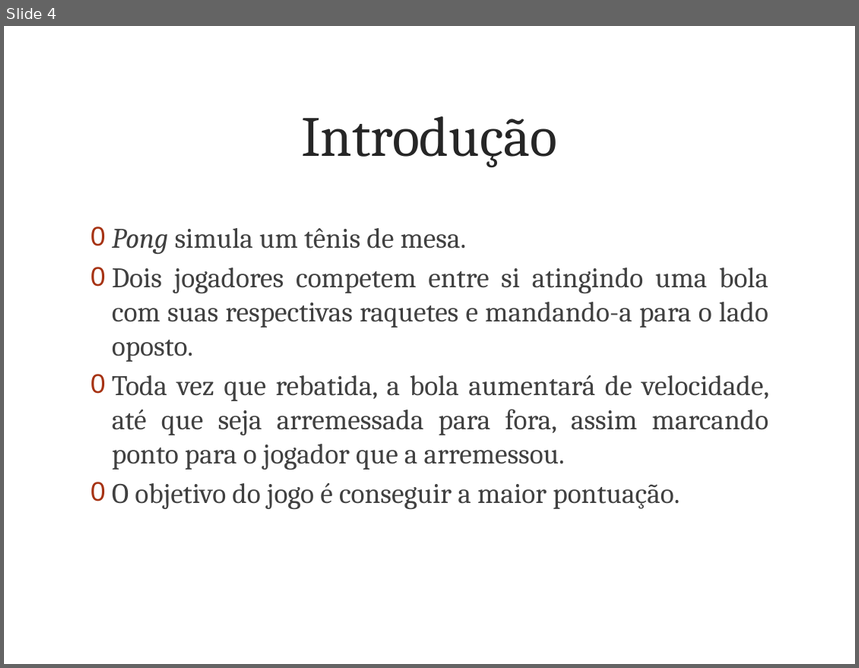
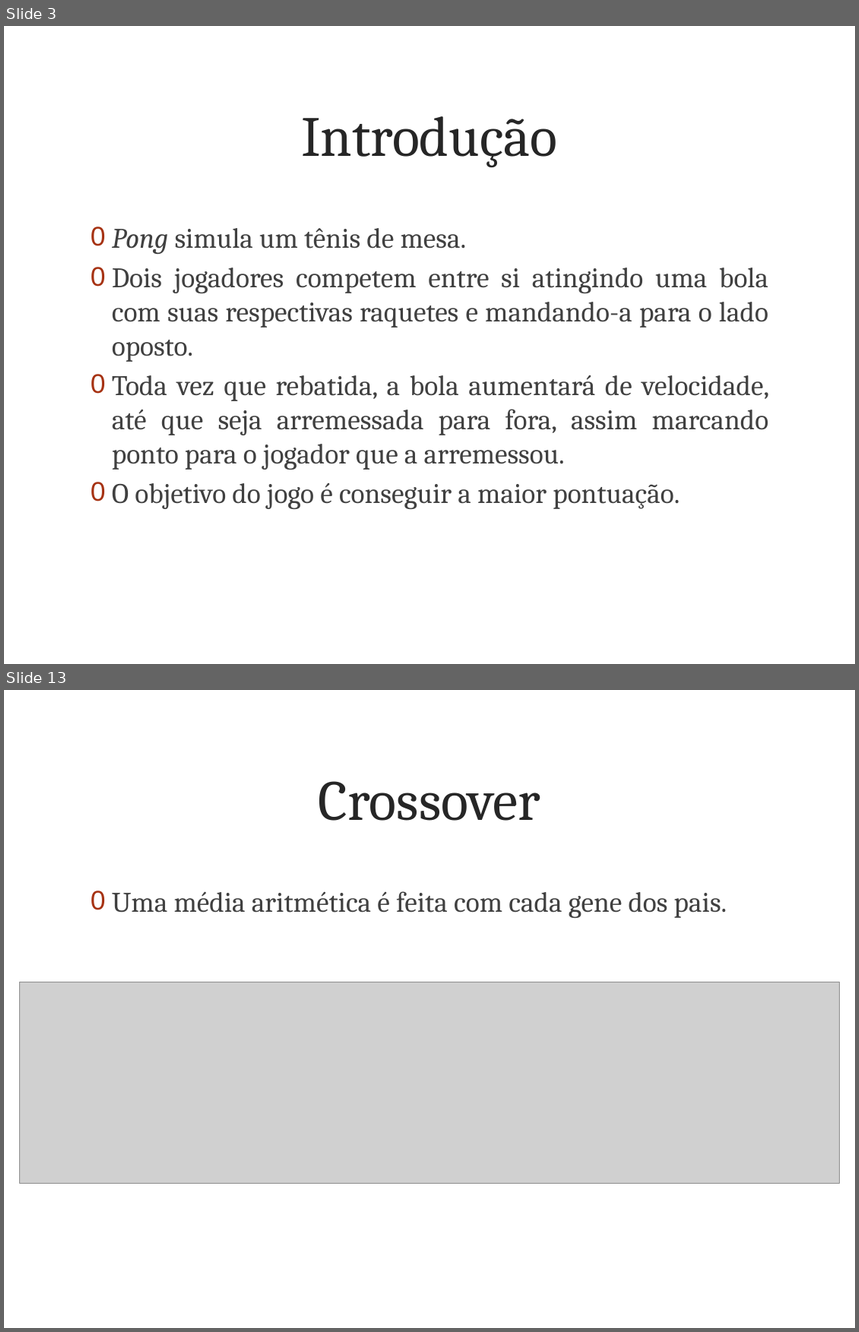
Before and after one commit to giordanna/pong-genetico, a slide deck: Documentação/Programando o Jogo Pong Utilizando Algoritmo Genético.pptx. Shown one above the other, each under a label of ours: slide 4 before the commit, slides 3 and 13 after it; the slides between them are not shown. The pictures are 859x668 and 859x1332 pixels, drawn with LibreOffice and Linux fonts; fonts in the diff are those of the drawing; grey boxes stand for pictures; background and template pictures are left out. Boxes give left, top, right and bottom in pixels: in the first picture for what was removed or moved away, otherwise in the second. Text is boxed around its words. In the diff, an @@ line names an element or a change of style, - is before the commit and + after.

```diff
--- a/Documentação/Programando o Jogo Pong Utilizando Algoritmo Genético.pptx
+++ b/Documentação/Programando o Jogo Pong Utilizando Algoritmo Genético.pptx
@@ slide 13 added at (x1=4, y1=690, x2=855, y2=1328), background picture (left out) @@
@@ title added at (x1=319, y1=781, x2=541, y2=821), 48 pt, text #262626 @@
+Crossover
@@ text added at (x1=112, y1=891, x2=728, y2=918), 24 pt, text #404040 @@
+0 Uma média aritmética é feita com cada gene dos pais.
@@ picture added at (x1=19, y1=983, x2=840, y2=1184) @@
@@ what was slide 4 is now slide 3 @@
```
Also in this commit, not shown: 4 slides changed, 19 other slides added, 8 slides removed, 28 other files.
